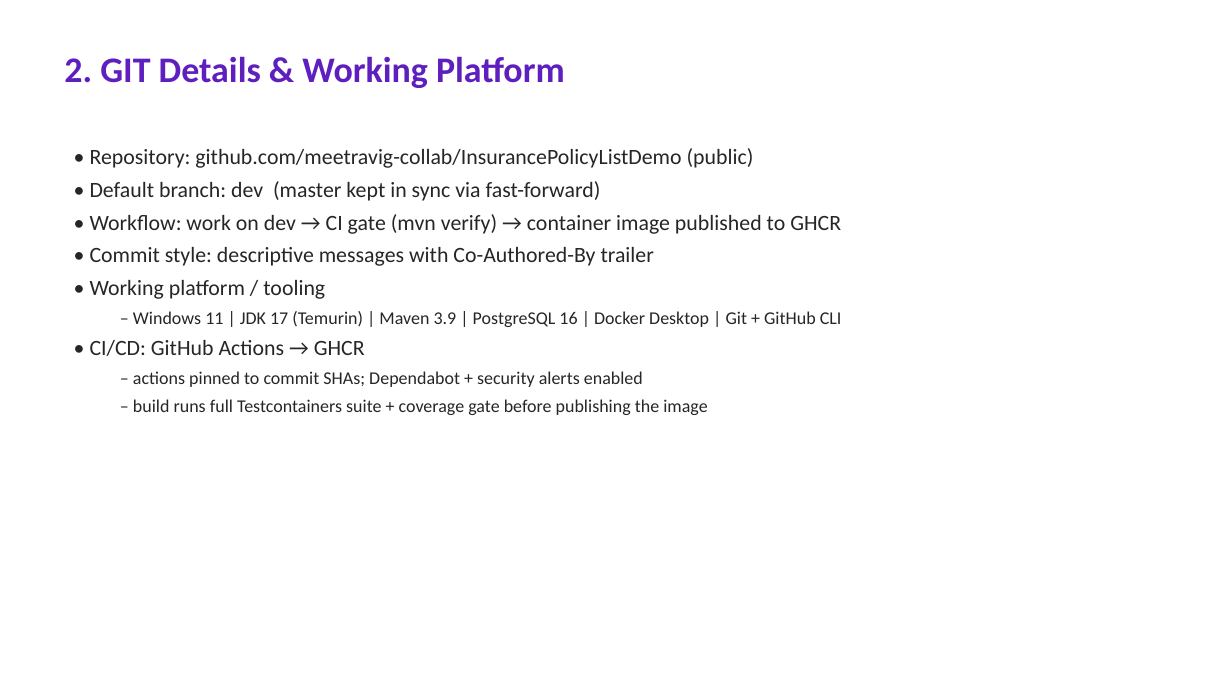
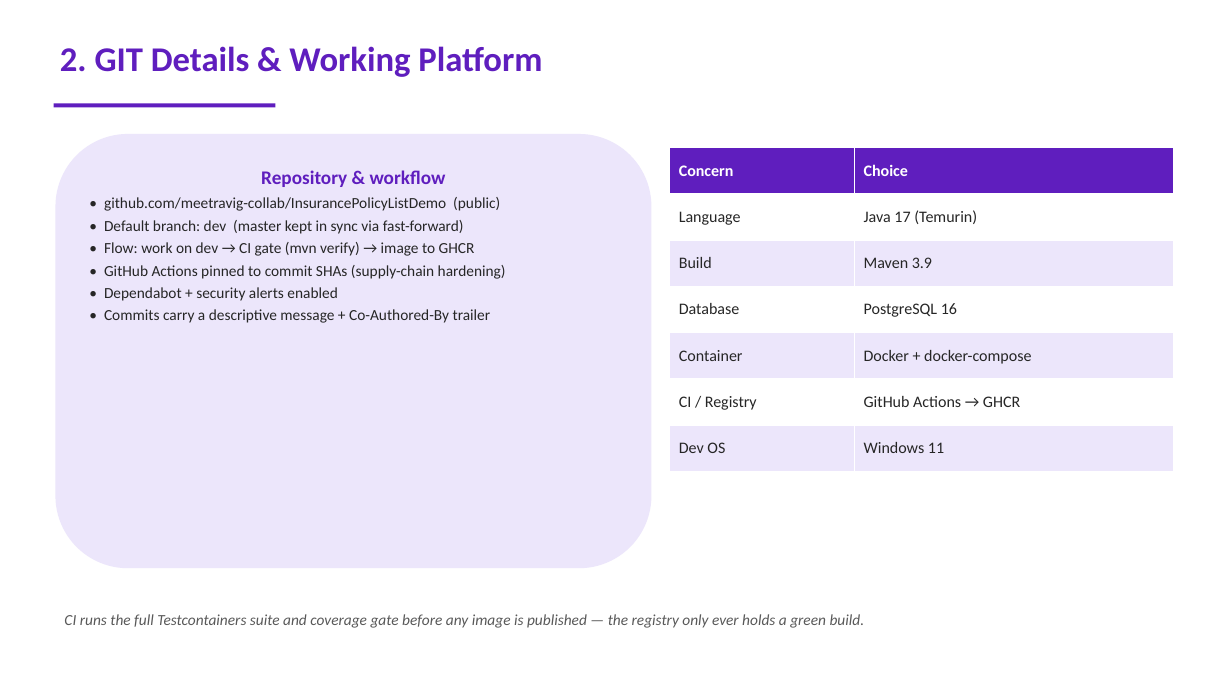
Before and after one commit to meetravig-collab/InsurancePolicyListDemo, a slide deck: slide 5 of docs/Policy-Overview-Dashboard.pptx. Drawn at 1232x693 pixels with LibreOffice and Linux fonts; fonts in the diff are those of the drawing. Boxes give left, top, right and bottom in pixels: in the first picture for what was removed or moved away, otherwise in the second. Text is boxed around its words. In the diff, an @@ line names an element or a change of style, - is before the commit and + after.

```diff
--- a/docs/Policy-Overview-Dashboard.pptx
+++ b/docs/Policy-Overview-Dashboard.pptx
@@ text "2. GIT Details & Working ...": place and size @@
-text "2. GIT Details & Working ..." at bbox=[64, 56, 565, 88]
+text "2. GIT Details & Working ..." at bbox=[60, 46, 542, 77]
@@ text "2. GIT Details & Working ..." at bbox=[60, 46, 542, 77]: size 28 to 27 pt @@
@@ rectangle added at bbox=[54, 104, 275, 107], fill #5F1EBE @@
@@ rounded rectangle added at bbox=[55, 134, 652, 568], fill #ECE6FB, 12 pt, text #262626 @@
+Repository & workflow
+• github.com/meetravig-collab/InsurancePolicyListDemo (public)
+• Default branch: dev (master kept in sync via fast-forward)
+• Flow: work on dev → CI gate (mvn verify) → image to GHCR
+• GitHub Actions pinned to commit SHAs (supply-chain hardening)
+• Dependabot + security alerts enabled
+• Commits carry a descriptive message + Co-Authored-By trailer
@@ text removed at bbox=[90, 148, 842, 415] @@
-• Repository: github.com/meetravig-collab/InsurancePolicyListDemo (public)
-• Default branch: dev (master kept in sync via fast-forward)
-• Workflow: work on dev → CI gate (mvn verify) → container image published to GHCR
-• Commit style: descriptive messages with Co-Authored-By trailer
-• Working platform / tooling
-  – Windows 11 | JDK 17 (Temurin) | Maven 3.9 | PostgreSQL 16 | Docker Desktop | Git + GitHub CLI
-• CI/CD: GitHub Actions → GHCR
-  – actions pinned to commit SHAs; Dependabot + security alerts enabled
-  – build runs full Testcontainers suite + coverage gate before publishing the image
@@ table added at bbox=[670, 148, 1174, 471], 7 rows, 2 columns @@
+Concern | Choice
+Language | Java 17 (Temurin)
+Build | Maven 3.9
+Database | PostgreSQL 16
+Container | Docker + docker-compose
+CI / Registry | GitHub Actions → GHCR
+Dev OS | Windows 11
@@ text added at bbox=[64, 614, 865, 628], 12 pt, text #595959, italic @@
+CI runs the full Testcontainers suite and coverage gate before any image is published — the registry only ever holds a green build.
```
Also in this commit, not shown: 2 other slides changed, 4 slides added, 3 slides removed.
